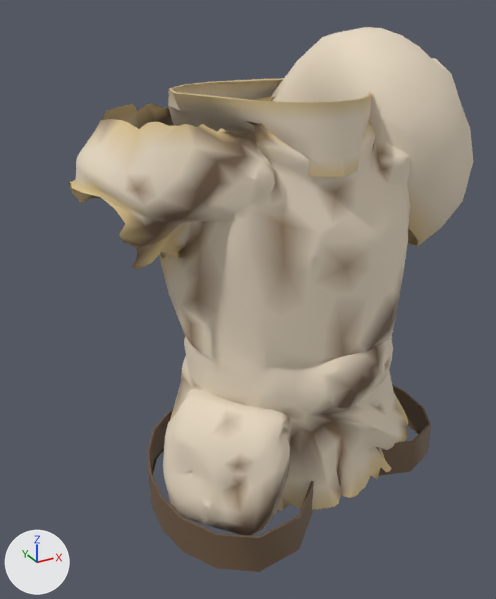
What one commit did to the glTF model assets_src/armor/aydor_0/leather_b_chest.glb.
Camera for both pictures: a 50 mm lens placed at (-0.557, -0.879, 1.671), pointed at (-0.067, 0.012, 1.225). Lighting does not change. The marker at lower left points along +X, +Y and +Z. The older version comes first. Vertices at exactly the same position are counted once.

Objects in the first picture: 'leather_b_chest'.
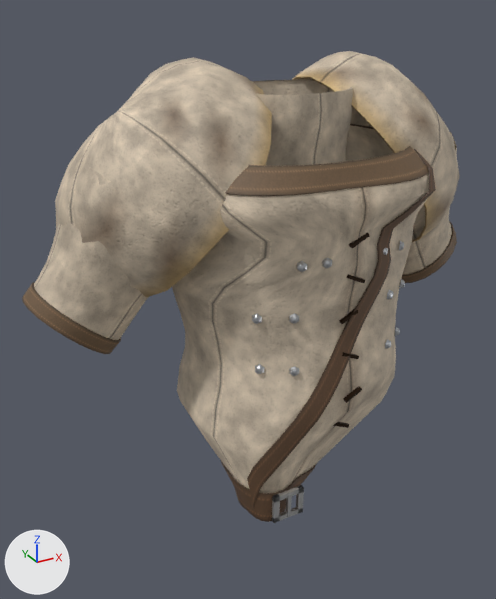
What changed in the scene script:
```text
Add img_strap_c_png:
    img_strap_c_png = load_image('strap_c.png', '../textures/strap_c.png', 128, 64, 'sRGB')
Add img_strap_orm_png:
    img_strap_orm_png = load_image('strap_orm.png', '../textures/strap_orm.png', 128, 64, 'Non-Color')
Add img_strap_n_png:
    img_strap_n_png = load_image('strap_n.png', '../textures/strap_n.png', 128, 64, 'Non-Color')
Add img_leather_c_png:
    img_leather_c_png = load_image('leather_c.png', '../textures/leather_c.png', 256, 256, 'sRGB')
Add img_leather_n_png:
    img_leather_n_png = load_image('leather_n.png', '../textures/leather_n.png', 256, 256, 'Non-Color')
Add img_leather_orm_png:
    img_leather_orm_png = load_image('leather_orm.png', '../textures/leather_orm.png', 256, 256, 'Non-Color')
Change mat_leather:
    remove # nodes: BsdfPrincipled, OutputMaterial, VertexColor
    nodes: BsdfPrincipled, Mix, NormalMap, OutputMaterial, SeparateColor, TexImage x3, VertexColor
    uses the picture img_leather_c_png
    uses the picture img_leather_n_png
    uses the picture img_leather_orm_png
Add mat_iron:
    mat_iron = bpy.data.materials.new('iron')
    mat_iron.use_nodes = True; mat_iron.node_tree.nodes.clear()
    _N = mat_iron.node_tree.nodes; _L = mat_iron.node_tree.links
    n0 = _N.new('ShaderNodeBsdfPrincipled'); n0.name = 'Principled BSDF'
    n0.inputs[1].default_value = 1.0  # 'Metallic'
    n0.inputs[2].default_value = 0.48  # 'Roughness'
    n1 = _N.new('ShaderNodeOutputMaterial'); n1.name = 'Material Output'
    n2 = _N.new('ShaderNodeVertexColor'); n2.name = 'Color Attribute'
    _L.new(n0.outputs[0], n1.inputs[0])  # 'BSDF' to 'Surface'
    _L.new(n2.outputs[0], n0.inputs[0])  # 'Color' to 'Base Color'
Add mat_strap:
    mat_strap = bpy.data.materials.new('strap')
    # uses the picture img_strap_c_png
    # uses the picture img_strap_n_png
    # uses the picture img_strap_orm_png
Change me_leather_b_chest:
    used by ob_leather_b_chest; location = (0.0, 0.0, 0.0)
    remove me_leather_b_chest.from_pydata(...)  # 2241 vertices, 3964 faces; spans x -0.322..0.363, y -0.234..0.233, z 0.92..1.628
    add me_leather_b_chest.from_pydata(...)  # 2694 vertices, 4688 faces; spans x -0.404..0.403, y -0.194..0.209, z 0.946..1.594
    me_leather_b_chest part 1: a new loose piece, a box spanning x -0.1123..-0.1063, y -0.1938..-0.1878, z 0.9563..0.998, in mat_iron
    me_leather_b_chest part 2: the loose piece of 1800 vertices spanning x -0.322..0.32, y -0.198..0.184, z 0.92..1.528 is rebuilt with 720 vertices and now spans x -0.195..0.193, y -0.189..0.205, z 0.946..1.472
    me_leather_b_chest part 3: the loose piece of 161 vertices spanning x 0.021..0.363, y -0.133..0.211, z 1.27..1.628 is rebuilt with 199 vertices and now spans x 0.056..0.34, y -0.119..0.199, z 1.26..1.594
    me_leather_b_chest part 4: the loose piece of 140 vertices spanning x -0.159..0.162, y -0.136..0.233, z 1.446..1.548 is rebuilt with 256 vertices and now spans x -0.101..0.102, y -0.076..0.113, z 1.437..1.552
    me_leather_b_chest part 5: 140 vertices removed from x -0.273..0.254, y -0.234..0.125, z 0.92..0.982; 1511 vertices added at x -0.404..0.403, y -0.192..0.209, z 0.951..1.594
    add me_leather_b_chest.materials.append(mat_iron)
    add me_leather_b_chest.materials.append(mat_strap)
```

Pixel boxes [x1, y1, x2, y2] of what changed, in the pictures (496 x 599 px):
'leather_b_chest', surface changed, reshaped (8% wider, 13% shorter): before [69, 27, 473, 572]; after [22, 51, 460, 523]
part 1 of me_leather_b_chest, added: after [286, 494, 292, 517]
part 2 of me_leather_b_chest, rebuilt (25% narrower, 10% shorter): before [69, 96, 411, 536]; after [172, 126, 429, 522]
part 3 of me_leather_b_chest, rebuilt (17% narrower, 13% shorter): before [271, 27, 473, 247]; after [292, 51, 460, 242]
part 4 of me_leather_b_chest, rebuilt: before [168, 78, 372, 177]; after [251, 80, 353, 166]
part 5 of me_leather_b_chest, built on: before [147, 384, 431, 572]; after [22, 57, 457, 523]
